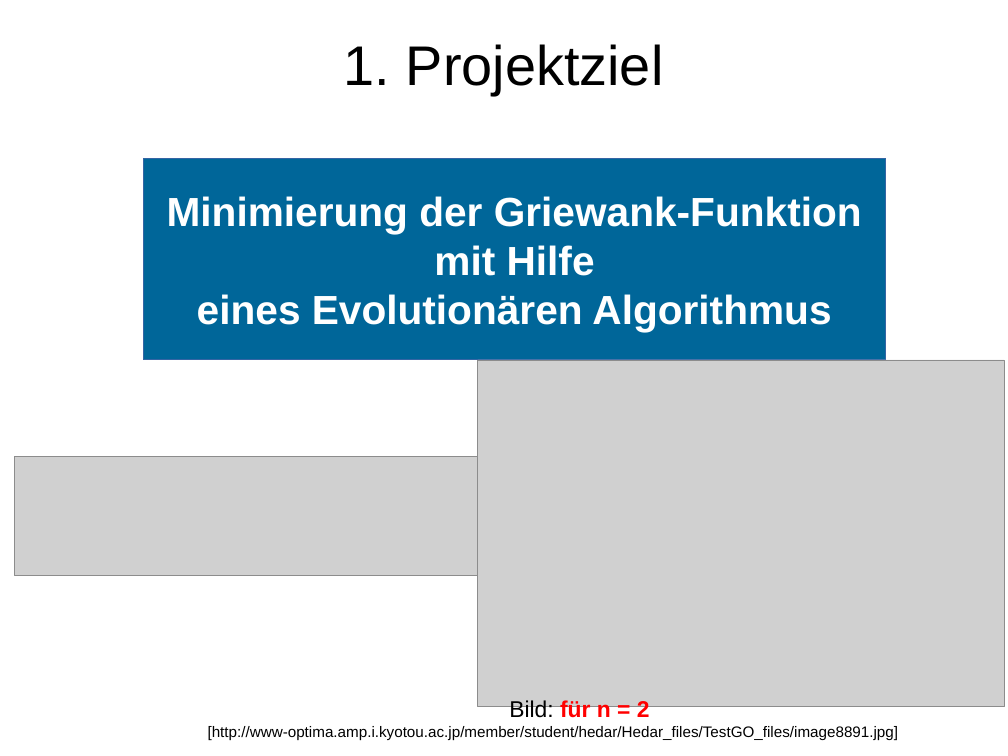
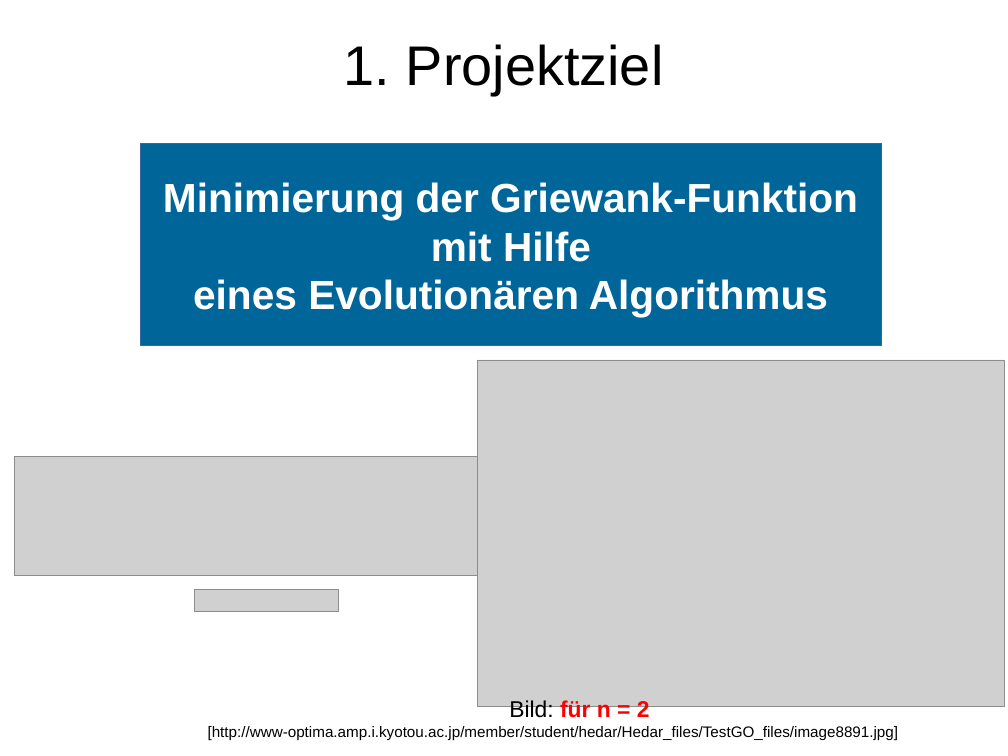
Before and after one commit to lblissett/evo-project, a slide deck: slide 1 of src/data/presentation/geopras/Vortrag_Evo_ErsterTeil.odp. Drawn at 1008x756 pixels with LibreOffice and Linux fonts; fonts in the diff are those of the drawing; grey boxes stand for pictures. Boxes give left, top, right and bottom in pixels: in the first picture for what was removed or moved away, otherwise in the second. Text is boxed around its words. In the diff, an @@ line names an element or a change of style, - is before the commit and + after.

```diff
--- a/src/data/presentation/geopras/Vortrag_Evo_ErsterTeil.odp
+++ b/src/data/presentation/geopras/Vortrag_Evo_ErsterTeil.odp
@@ rectangle "Minimierung der Griewank-Funktion": place and size @@
-rectangle "Minimierung der Griewank-Funktion" at box(144, 158, 885, 359)
+rectangle "Minimierung der Griewank-Funktion" at box(141, 144, 883, 345)
@@ picture added at box(195, 589, 338, 612) @@
```
Also in this commit, not shown: 2 other slides changed, 10 other files.
